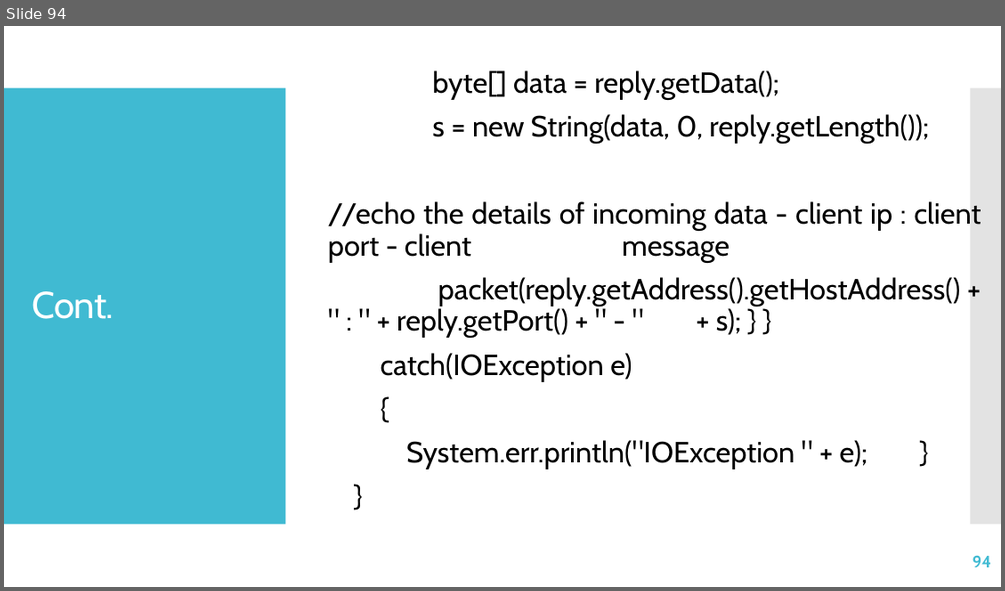
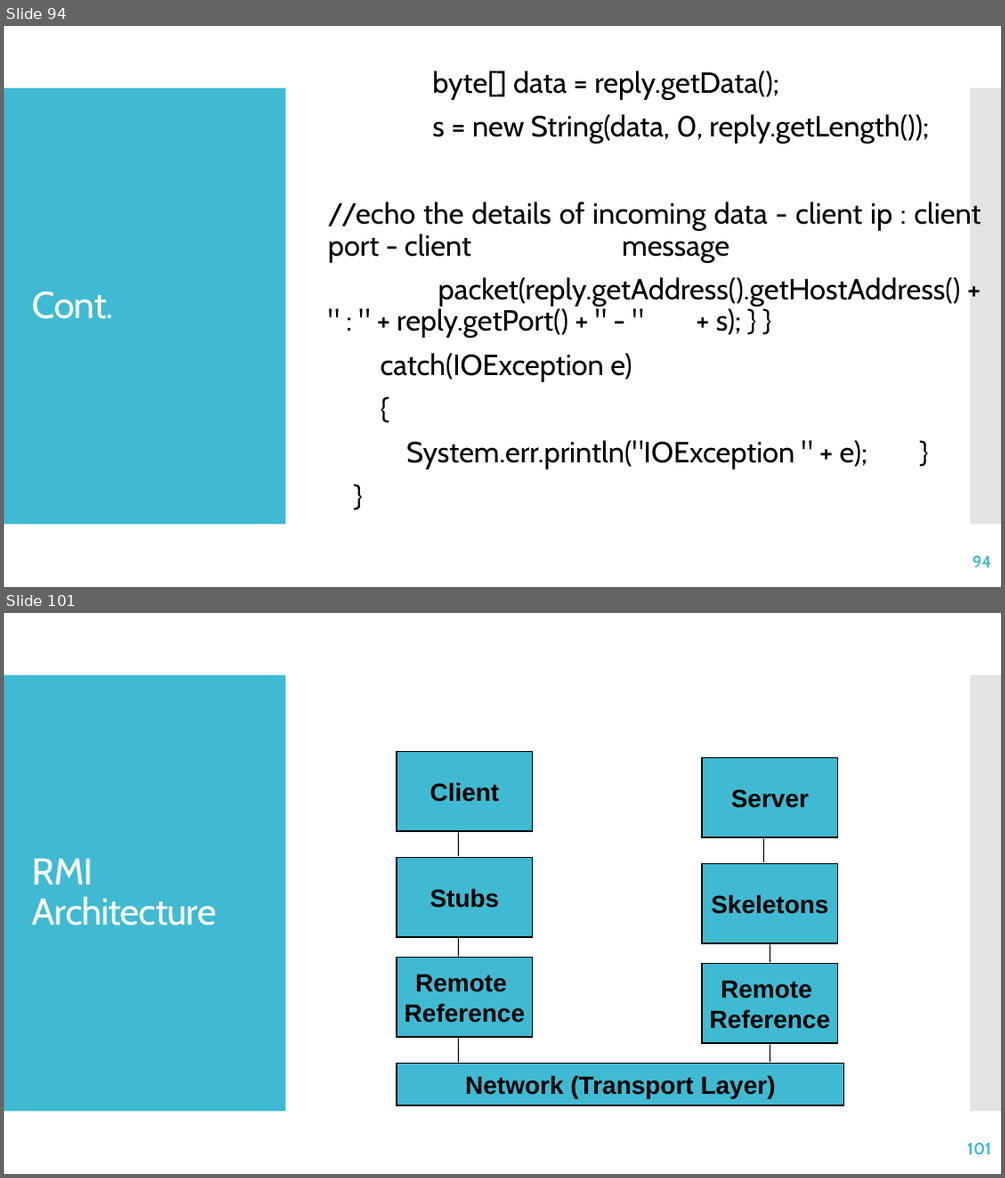
Before and after one commit to jrambasana/AJP2022-code, a slide deck: AJP Slides/AJP - Unit 1 - Java Networking.pptx. Shown one above the other, each under a label of ours: slide 94 before the commit, slides 94 and 101 after it; the slides between them are not shown. The pictures are 1005x591 and 1005x1178 pixels, drawn with LibreOffice and Linux fonts; fonts in the diff are those of the drawing. Boxes give left, top, right and bottom in pixels: in the first picture for what was removed or moved away, otherwise in the second. Text is boxed around its words. In the diff, an @@ line names an element or a change of style, - is before the commit and + after.

```diff
--- a/AJP Slides/AJP - Unit 1 - Java Networking.pptx
+++ b/AJP Slides/AJP - Unit 1 - Java Networking.pptx
@@ slide 101 added at <box>4,613,1001,1174</box>, background #FFFFFF; not listed: 2 template elements that a slide beside it also shows @@
@@ rectangle added at <box>396,751,533,831</box>, fill #40BAD2, outline #000000 1 pt, 24 pt, text #000000, bold @@
+Client
@@ rectangle added at <box>702,757,838,837</box>, fill #40BAD2, outline #000000 1 pt, 24 pt, text #000000, bold @@
+Server
@@ line added from (459, 832) to (459, 856), #000000 1 pt @@
@@ line added from (764, 839) to (764, 863), #000000 1 pt @@
@@ title added at <box>32,858,217,925</box>, 36 pt, text #FFFFFF @@
+RMI Architecture
@@ rectangle added at <box>396,858,533,938</box>, fill #40BAD2, outline #000000 1 pt, 24 pt, text #000000, bold @@
+Stubs
@@ rectangle added at <box>702,863,838,943</box>, fill #40BAD2, outline #000000 1 pt, 24 pt, text #000000, bold @@
+Skeletons
@@ rectangle added at <box>396,957,533,1037</box>, fill #40BAD2, outline #000000 1 pt, 24 pt, text #000000, bold @@
+Remote
+Reference
@@ line added from (459, 938) to (459, 957), #000000 1 pt @@
@@ line added from (769, 944) to (769, 962), #000000 1 pt @@
@@ rectangle added at <box>702,963,838,1043</box>, fill #40BAD2, outline #000000 1 pt, 24 pt, text #000000, bold @@
+Remote
+Reference
@@ line added from (459, 1038) to (459, 1062), #000000 1 pt @@
@@ rectangle added at <box>396,1063,844,1106</box>, fill #40BAD2, outline #000000 1 pt, 24 pt, text #000000, bold @@
+Network (Transport Layer)
@@ line added from (769, 1045) to (769, 1062), #000000 1 pt @@
@@ page number added at <box>967,1142,991,1155</box>, 16 pt, text #40BAD2, bold @@
+101
```
Also in this commit, not shown: 37 other slides added, 23 other files.
